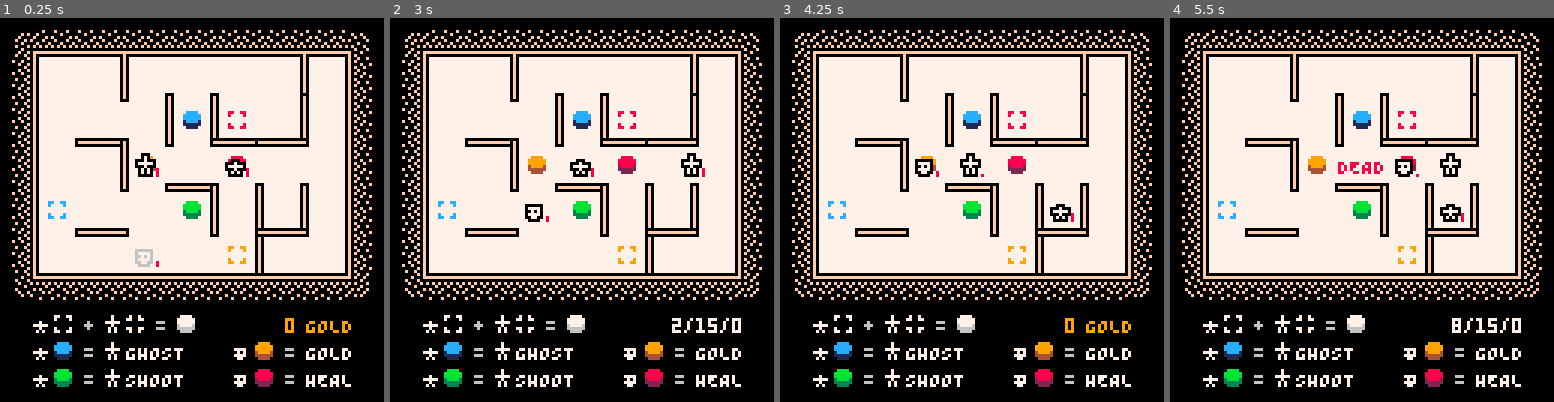
Above: before the commit, frames 1-4 (left to right).
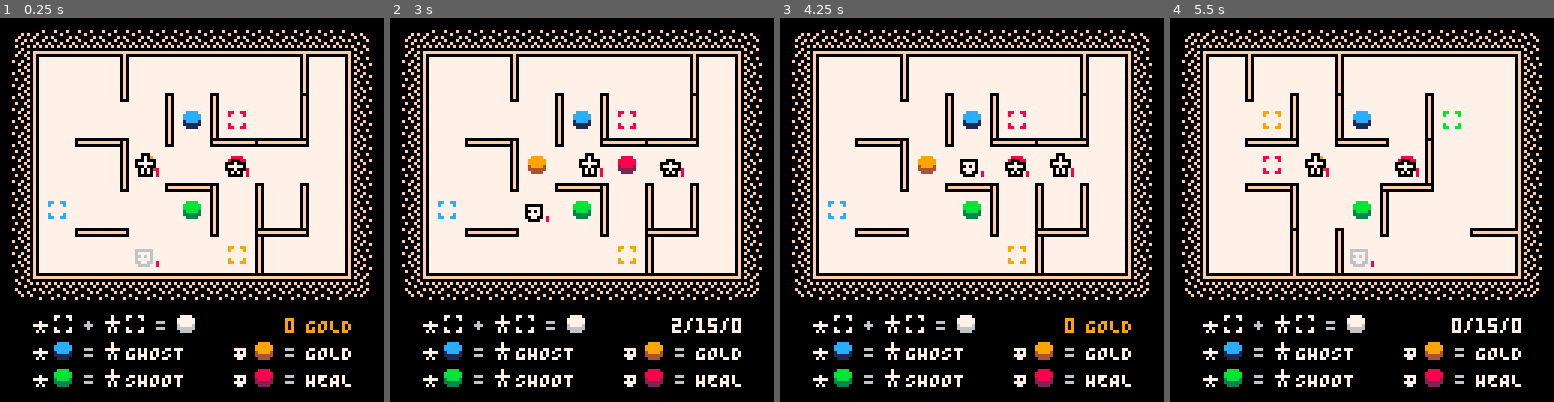
Above: after the commit, the same moments.

Repository: taylordolan/grid-folks
Game: PICO-8 cartridge grid_folks.p8
Two runs of this game, one before a commit and one after it. Both use one fixed random seed, a clock stepped at 60 frames per second and the inputs below.
Inputs:
- Up to frame 1 (0.25 s): no input
- Up to frame 2 (3 s): tap X (X key) at 0.33, 1.07, 1.85, 2.97 s; tap O (Z key) at 0.7, 1.7, 2.1, 2.5, 2.9 s; hold Right 1.6-2.1 s; hold Up 2.15-2.42 s; hold Right from 2.47 s (still down)
- Up to frame 3 (4.25 s): release Right at 3.03 s; hold Left 3.08-3.58 s; tap O (Z key) at 3.3, 3.7, 4.1 s; hold Down 3.63-3.97 s; hold Right from 4.02 s (still down); tap X (X key) at 4.08 s
- Up to frame 4 (5.5 s): tap O (Z key) at 4.5, 4.9, 5.3 s; release Right at 4.68 s; hold Up 4.73-5.03 s; hold Left from 5.08 s (still down); tap X (X key) at 5.2 s

The runs differ from the first frame. In frame 1, less than 0.1% of the frame differs, in the area x 32-38%, y 77-83%; in frame 2, 0.7%; in frame 3, 1.0%; in frame 4, 7.9%, in the area x 12-91%, y 9-83%.

Commit message:
affordances for walking through walls + refactor some drawing stuff

Diff:
--- a/grid_folks.p8
+++ b/grid_folks.p8
@@ -8,7 +8,7 @@
 -- [x] refactor sprite coloring
 -- [x] affordance for stepping on pads
 -- [x] affordance for shooting
--- [ ] affordance for walking through walls
+-- [x] affordance for walking through walls
 -- [ ] balance enemy spawn rate
 -- [ ] transitions for taking damage (hero and enemy)
 -- [ ] animation for enemy death
@@ -95,14 +95,13 @@
     hero_active = 002,
     enemy = 003,
     crosshair = 004,
-    pad_1 = 017,
-    pad_2 = 018,
-    button = 019,
-    exit = 020,
-    border_left = 33,
-    border_top = 34,
-    border_top_left = 35,
-    border_top_right = 36,
+    pad = 017,
+    button = 018,
+    exit = 019,
+    border_left = 033,
+    border_top = 034,
+    border_top_left = 035,
+    border_top_right = 036,
   }
 
   -- some game state
@@ -123,7 +122,9 @@
   exits = {}
   -- when multiple things are in a tile, they'll be rendering in this order
   -- that means the things at the end will appear on top
-  sprite_layers = {
+  layers = {
+    "wall_right",
+    "wall_down",
     "pad",
     "button",
     "exit",
@@ -215,7 +216,6 @@
 
 function spawn_enemy()
   local new_enemy = new_enemy()
-  -- deploy(new_enemy, {"hero", "enemy"})
   new_enemy.deploy(new_enemy)
   last_spawned_turn = turns
 end
@@ -264,7 +264,7 @@
       for next in all(heroes) do
         next.active = not next.active
       end
-      update_shoot_targets()
+      update_targets()
       sfx(sounds.switch_heroes, 3)
     else
       active_hero().act(active_hero(), input_queue[1])
@@ -285,7 +285,7 @@
     if should_spawn() then
       spawn_enemy()
     end
-    update_shoot_targets()
+    update_targets()
     -- update game state
     turns = turns + 1
     player_turn = true
@@ -466,26 +466,13 @@
 
     for x = 1, cols do
       for y = 1, rows do
-
-        -- draw the sprite for everything at the current position
-        if #board[x][y] > 0 then
+        -- draw everything at the current position
+        for type in all(layers) do
+          -- render sprites in the order defined by layers
+          -- todo: this isn't actually working
           for next in all(board[x][y]) do
-
-            -- draw walls
-            local x_pos = (x - 1) * sprite_size + (x - 1) * tile_margin + padding_left
-            local y_pos = (y - 1) * sprite_size + (y - 1) * tile_margin + padding_top
-            if next.type == "wall_right" or next.type == "wall_down" then
-              next.draw(x_pos, y_pos)
-
-            -- draw sprites
-            else
-              -- render sprites in the order defined by sprite_layers
-              -- todo: this isn't actually working
-              for type in all(sprite_layers) do
-                if next.type == type then
-                  next.draw(next)
-                end
-              end
+            if next.type == type then
+              next.draw(next)
             end
           end
         end
@@ -549,9 +536,9 @@
     pal(colors.light_gray, colors.white)
     pal(colors.dark_gray, colors.light_gray)
     spr(sprites.hero_inactive, x_pos, y_pos - 2)
-    spr(sprites.pad_1, x_pos + 7, y_pos - 2)
+    spr(sprites.pad, x_pos + 7, y_pos - 2)
     spr(sprites.hero_active, x_pos + 24, y_pos - 2)
-    spr(sprites.pad_2, x_pos + 31, y_pos - 2)
+    spr(sprites.pad, x_pos + 31, y_pos - 2)
     spr(sprites.button, x_pos + 48, y_pos - 2)
     pal()
     print("+", x_pos + 18, y_pos, 06)
@@ -793,12 +780,14 @@
 end
 
 function find_type_in_tile(type, tile)
-  local x = tile[1]
-  local y = tile[2]
-  for i = 1, #board[x][y] do
-    local next = board[x][y][i]
-    if next.type == type then
-      return next
+  if location_exists(tile) then
+    local x = tile[1]
+    local y = tile[2]
+    for i = 1, #board[x][y] do
+      local next = board[x][y][i]
+      if next.type == type then
+        return next
+      end
     end
   end
   return false
@@ -1070,9 +1059,10 @@
   end
 end
 
-function update_shoot_targets()
+function update_targets()
   for next in all(enemies) do
     next.is_shoot_target = false
+    next.is_ghost_target = false
   end
   for h in all(heroes) do
     if h.shoot and h.active then
@@ -1080,6 +1070,15 @@
         local targets = get_shoot_targets(h, d)
         for t in all(targets) do
           t.is_shoot_target = true
+        end
+      end
+    end
+    if h.ghost and h.active then
+      local h_tile = {h.x, h.y}
+      for d in all({{0, -1}, {0, 1}, {-1, 0}, {1, 0}}) do
+        local enemy = find_type_in_tile("enemy", {h_tile[1] + d[1], h_tile[2] + d[2]})
+        if enemy then
+          enemy.is_ghost_target = true
         end
       end
     end
@@ -1295,6 +1294,10 @@
         pal(colors.light_gray, colors.green)
         spr(sprites.crosshair, self.s[1], self.s[2])
       end
+      if self.is_ghost_target then
+        pal(colors.light_gray, colors.blue)
+        spr(sprites.crosshair, self.s[1], self.s[2])
+      end
       draw_health(self.s[1], self.s[2], self.health)
       pal()
     end,
@@ -1476,8 +1479,19 @@
       x = null,
       y = null,
       type = "wall_right",
-      draw = function(x_pos, y_pos)
+      draw = function(self)
         palt(0, false)
+        local x_pos = (self.x - 1) * sprite_size + (self.x - 1) * tile_margin + padding_left
+        local y_pos = (self.y - 1) * sprite_size + (self.y - 1) * tile_margin + padding_top
+
+        local outer_color = bg_color
+        local inner_color = wall_color
+
+        local hero_l = find_type_in_tile("hero", {self.x, self.y})
+        local hero_r = find_type_in_tile("hero", {self.x + 1, self.y})
+        if hero_l and hero_l.ghost or hero_r and hero_r.ghost then
+          inner_color = colors.white
+        end
 
         local x3 = x_pos + sprite_size + flr(tile_margin / 2)
         local y3 = y_pos - ceil(tile_margin / 2)
@@ -1489,8 +1503,8 @@
         local x2 = x4 + 1
         local y2 = y4 + 1
 
-        rectfill(x1, y1, x2, y2, bg_color)
-        rectfill(x3, y3, x4, y4, wall_color)
+        rectfill(x1, y1, x2, y2, outer_color)
+        rectfill(x3, y3, x4, y4, inner_color)
         palt()
       end,
     }
@@ -1501,8 +1515,19 @@
       x = null,
       y = null,
       type = "wall_down",
-      draw = function(x_pos, y_pos)
+      draw = function(self)
         palt(0, false)
+        local x_pos = (self.x - 1) * sprite_size + (self.x - 1) * tile_margin + padding_left
+        local y_pos = (self.y - 1) * sprite_size + (self.y - 1) * tile_margin + padding_top
+
+        local outer_color = bg_color
+        local inner_color = wall_color
+
+        local hero_u = find_type_in_tile("hero", {self.x, self.y})
+        local hero_d = find_type_in_tile("hero", {self.x, self.y + 1})
+        if hero_u and hero_u.ghost or hero_d and hero_d.ghost then
+          inner_color = colors.white
+        end
 
         local x3 = x_pos - ceil(tile_margin / 2)
         local y3 = y_pos + sprite_size + flr(tile_margin / 2)
@@ -1514,8 +1539,8 @@
         local x2 = x4 + 1
         local y2 = y4 + 1
 
-        rectfill(x1, y1, x2, y2, bg_color)
-        rectfill(x3, y3, x4, y4, wall_color)
+        rectfill(x1, y1, x2, y2, outer_color)
+        rectfill(x3, y3, x4, y4, inner_color)
         palt()
       end,
     }
@@ -1615,12 +1640,12 @@
       type = "pad",
       color = next,
       draw = function(self)
-        local sprite = sprites.pad_1
+        local sprite = sprites.pad
         if
           find_type_in_tile("pad", {hero_a.x, hero_a.y}) or
           find_type_in_tile("pad", {hero_b.x, hero_b.y})
         then
-          sprite = sprites.pad_2
+          sprite = sprites.pad
         end
         palt(colors.tan, true)
         palt(colors.black, false)
@@ -1672,14 +1697,14 @@
 000000000007000ff07070ff077770ffffffffff0000000000000000000000000000000000000000000000000000000000000000000000000000000000000000
 00000000f07070fff07070ff007700fffff6ffff0000000000000000000000000000000000000000000000000000000000000000000000000000000000000000
 00000000f00000fff00000fff0000ffffff6ffff0000000000000000000000000000000000000000000000000000000000000000000000000000000000000000
-00000000ffffffffffffffffffffffffeeeeeeee0000000000000000000000000000000000000000000000000000000000000000000000000000000000000000
-00000000f66ff66fff6ff6ffff6666ffeffffffe0000000000000000000000000000000000000000000000000000000000000000000000000000000000000000
-00000000f6ffff6ff66ff66ff666666fefeeeefe0000000000000000000000000000000000000000000000000000000000000000000000000000000000000000
-00000000fffffffffffffffff666666fefeffefe0000000000000000000000000000000000000000000000000000000000000000000000000000000000000000
-00000000fffffffffffffffff566665fefeffefe0000000000000000000000000000000000000000000000000000000000000000000000000000000000000000
-00000000f6ffff6ff66ff66ff555555fefeeeefe0000000000000000000000000000000000000000000000000000000000000000000000000000000000000000
-00000000f66ff66fff6ff6ffff5555ffeffffffe0000000000000000000000000000000000000000000000000000000000000000000000000000000000000000
-00000000ffffffffffffffffffffffffeeeeeeee0000000000000000000000000000000000000000000000000000000000000000000000000000000000000000
+00000000ffffffffffffffffffffffff000000000000000000000000000000000000000000000000000000000000000000000000000000000000000000000000
+00000000f66ff66fff6666ffeeeeeeee000000000000000000000000000000000000000000000000000000000000000000000000000000000000000000000000
+00000000f6ffff6ff666666feffffffe000000000000000000000000000000000000000000000000000000000000000000000000000000000000000000000000
+00000000fffffffff666666fefeeeefe000000000000000000000000000000000000000000000000000000000000000000000000000000000000000000000000
+00000000fffffffff566665fefeffefe000000000000000000000000000000000000000000000000000000000000000000000000000000000000000000000000
+00000000f6ffff6ff555555fefeeeefe000000000000000000000000000000000000000000000000000000000000000000000000000000000000000000000000
+00000000f66ff66fff5555ffeffffffe000000000000000000000000000000000000000000000000000000000000000000000000000000000000000000000000
+00000000ffffffffffffffffeeeeeeee000000000000000000000000000000000000000000000000000000000000000000000000000000000000000000000000
 00000000000006070060006000060600000600600000000000000000000000000000000000000000000000000000000000000000000000000000000000000000
 00000000600600076000000000600006006006000000000000000000000000000000000000000000000000000000000000000000000000000000000000000000
 00000000006006070006060006006060060000060000000000000000000000000000000000000000000000000000000000000000000000000000000000000000
Not shown, changed: the sound effects (__sfx__) section of grid_folks.p8
